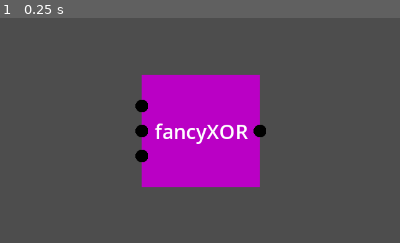
Above: before the commit, frame 1.
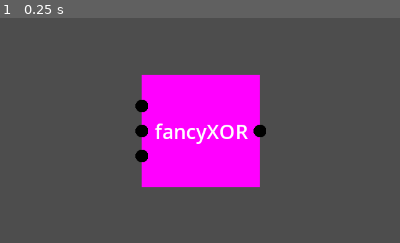
Above: after the commit, the same moment.

Repository: Jonas-Stefan/monosim
Game: Godot game, scene res://Scenes/root.tscn
Same seed, same stepped clock (60 frames per second), same inputs: the game is played once before the commit and once after it.
Inputs:
- Up to frame 1 (0.25 s): no input
The pictures show only the part of the screen within x 25-75%, y 25-75%; the shares and areas given below are measured in that part.

The runs differ from the first frame. In frame 1, 14% of the frame differs, in the area x 35-65%, y 25-76%.

Commit message:
fixed gates except for outputs

Diff:
--- a/Chips/Chips/ORwrapper.tres
+++ /dev/null
@@ -1,18 +0,0 @@
-[gd_resource type="Resource" script_class="chipBase" load_steps=4 format=3 uid="uid://l5tq8lx3w32"]
-
-[ext_resource type="Script" path="res://Chips/Resource/strippedGate.gd" id="1_yu3gg"]
-[ext_resource type="Script" path="res://Chips/Resource/chipBase.gd" id="2_ag24m"]
-
-[sub_resource type="Resource" id="Resource_rpkoy"]
-script = ExtResource("1_yu3gg")
-type = "OR"
-state = false
-inputs = [0, 1]
-
-[resource]
-script = ExtResource("2_ag24m")
-name = "ORwrapper"
-color = Color(0, 0.180392, 0, 1)
-gates = Array[ExtResource("1_yu3gg")]([SubResource("Resource_rpkoy")])
-inputs = 2
-outputs = [SubResource("Resource_rpkoy")]
--- a/Chips/Chips/XOR.tres
+++ b/Chips/Chips/XOR.tres
@@ -1,36 +1,36 @@
-[gd_resource type="Resource" script_class="chipBase" load_steps=7 format=3 uid="uid://c65gmvf3kvcqc"]
+[gd_resource type="Resource" script_class="chipBase" load_steps=7 format=3 uid="uid://dew1h67b00xpc"]
 
-[ext_resource type="Script" path="res://Chips/Resource/strippedGate.gd" id="1_3dj8y"]
-[ext_resource type="Script" path="res://Chips/Resource/chipBase.gd" id="2_qdhce"]
+[ext_resource type="Script" path="res://Chips/Resource/strippedGate.gd" id="1_cmcxh"]
+[ext_resource type="Script" path="res://Chips/Resource/chipBase.gd" id="2_3yoch"]
 
-[sub_resource type="Resource" id="Resource_r7b4m"]
-script = ExtResource("1_3dj8y")
+[sub_resource type="Resource" id="Resource_1qimp"]
+script = ExtResource("1_cmcxh")
+type = "OR"
+state = false
+inputs = [0, 1]
+
+[sub_resource type="Resource" id="Resource_ljqjr"]
+script = ExtResource("1_cmcxh")
 type = "AND"
 state = false
 inputs = [0, 1]
 
-[sub_resource type="Resource" id="Resource_7pire"]
-script = ExtResource("1_3dj8y")
+[sub_resource type="Resource" id="Resource_x2ok3"]
+script = ExtResource("1_cmcxh")
 type = "NOT"
 state = false
-inputs = [SubResource("Resource_r7b4m")]
+inputs = [SubResource("Resource_ljqjr")]
 
-[sub_resource type="Resource" id="Resource_wiri7"]
-script = ExtResource("1_3dj8y")
-type = "OR"
-state = false
-inputs = [0, 1]
-
-[sub_resource type="Resource" id="Resource_25o27"]
-script = ExtResource("1_3dj8y")
+[sub_resource type="Resource" id="Resource_e56mf"]
+script = ExtResource("1_cmcxh")
 type = "AND"
 state = false
-inputs = [SubResource("Resource_wiri7"), SubResource("Resource_7pire")]
+inputs = [SubResource("Resource_1qimp"), SubResource("Resource_x2ok3")]
 
 [resource]
-script = ExtResource("2_qdhce")
+script = ExtResource("2_3yoch")
 name = "XOR"
-color = Color(0, 0.380392, 0, 1)
-gates = Array[ExtResource("1_3dj8y")]([SubResource("Resource_7pire"), SubResource("Resource_r7b4m"), SubResource("Resource_wiri7"), SubResource("Resource_25o27")])
+color = Color(0.984314, 0.27451, 0, 1)
+gates = Array[ExtResource("1_cmcxh")]([SubResource("Resource_1qimp"), SubResource("Resource_ljqjr"), SubResource("Resource_x2ok3"), SubResource("Resource_e56mf")])
 inputs = 2
-outputs = [SubResource("Resource_25o27")]
+outputs = [SubResource("Resource_e56mf")]
--- a/Chips/Chips/XORwrapper.tres
+++ /dev/null
@@ -1,36 +0,0 @@
-[gd_resource type="Resource" script_class="chipBase" load_steps=7 format=3 uid="uid://d4j2xo8e03jjb"]
-
-[ext_resource type="Script" path="res://Chips/Resource/strippedGate.gd" id="1_ol27i"]
-[ext_resource type="Script" path="res://Chips/Resource/chipBase.gd" id="2_6ovpk"]
-
-[sub_resource type="Resource" id="Resource_r7b4m"]
-script = ExtResource("1_ol27i")
-type = "AND"
-state = false
-inputs = [0, 1]
-
-[sub_resource type="Resource" id="Resource_7pire"]
-script = ExtResource("1_ol27i")
-type = "NOT"
-state = true
-inputs = [SubResource("Resource_r7b4m")]
-
-[sub_resource type="Resource" id="Resource_wiri7"]
-script = ExtResource("1_ol27i")
-type = "OR"
-state = false
-inputs = [0, 1]
-
-[sub_resource type="Resource" id="Resource_25o27"]
-script = ExtResource("1_ol27i")
-type = "AND"
-state = false
-inputs = [SubResource("Resource_wiri7"), SubResource("Resource_7pire")]
-
-[resource]
-script = ExtResource("2_6ovpk")
-name = "XORwrapper"
-color = Color(0.509804, 0.14902, 0.14902, 1)
-gates = Array[ExtResource("1_ol27i")]([SubResource("Resource_7pire"), SubResource("Resource_r7b4m"), SubResource("Resource_wiri7"), SubResource("Resource_25o27")])
-inputs = 2
-outputs = [SubResource("Resource_25o27")]
--- a/Chips/Chips/fancyXOR.tres
+++ b/Chips/Chips/fancyXOR.tres
@@ -1,42 +1,66 @@
-[gd_resource type="Resource" script_class="chipBase" load_steps=8 format=3 uid="uid://drqld0khjm1k1"]
+[gd_resource type="Resource" script_class="chipBase" load_steps=12 format=3 uid="uid://ddlxev233c5d5"]
 
-[ext_resource type="Script" path="res://Chips/Resource/strippedGate.gd" id="1_sakyw"]
-[ext_resource type="Script" path="res://Chips/Resource/chipBase.gd" id="2_ha62q"]
+[ext_resource type="Script" path="res://Chips/Resource/strippedGate.gd" id="1_mbocu"]
+[ext_resource type="Script" path="res://Chips/Resource/chipBase.gd" id="2_pop0f"]
 
-[sub_resource type="Resource" id="Resource_r7b4m"]
-script = ExtResource("1_sakyw")
+[sub_resource type="Resource" id="Resource_cb4ym"]
+script = ExtResource("1_mbocu")
+type = "OR"
+state = false
+inputs = [0, 1]
+
+[sub_resource type="Resource" id="Resource_l4qa1"]
+script = ExtResource("1_mbocu")
+type = "OR"
+state = false
+inputs = [SubResource("Resource_cb4ym"), 2]
+
+[sub_resource type="Resource" id="Resource_1oq4v"]
+script = ExtResource("1_mbocu")
+type = "AND"
+state = false
+inputs = [SubResource("Resource_cb4ym"), 2]
+
+[sub_resource type="Resource" id="Resource_3cgu0"]
+script = ExtResource("1_mbocu")
+type = "NOT"
+state = true
+inputs = [SubResource("Resource_1oq4v")]
+
+[sub_resource type="Resource" id="Resource_3u2kv"]
+script = ExtResource("1_mbocu")
+type = "AND"
+state = false
+inputs = [SubResource("Resource_l4qa1"), SubResource("Resource_3cgu0")]
+
+[sub_resource type="Resource" id="Resource_1qimp"]
+script = ExtResource("1_mbocu")
+type = "OR"
+state = false
+inputs = [0, 1]
+
+[sub_resource type="Resource" id="Resource_ljqjr"]
+script = ExtResource("1_mbocu")
 type = "AND"
 state = false
 inputs = [0, 1]
 
-[sub_resource type="Resource" id="Resource_7pire"]
-script = ExtResource("1_sakyw")
+[sub_resource type="Resource" id="Resource_x2ok3"]
+script = ExtResource("1_mbocu")
 type = "NOT"
 state = true
-inputs = [SubResource("Resource_r7b4m")]
+inputs = [SubResource("Resource_ljqjr")]
 
-[sub_resource type="Resource" id="Resource_wiri7"]
-script = ExtResource("1_sakyw")
-type = "OR"
-state = false
-inputs = [0, 1]
-
-[sub_resource type="Resource" id="Resource_25o27"]
-script = ExtResource("1_sakyw")
+[sub_resource type="Resource" id="Resource_e56mf"]
+script = ExtResource("1_mbocu")
 type = "AND"
 state = false
-inputs = [SubResource("Resource_wiri7"), SubResource("Resource_7pire")]
-
-[sub_resource type="Resource" id="Resource_rpkoy"]
-script = ExtResource("1_sakyw")
-type = "OR"
-state = false
-inputs = [0, 1]
+inputs = [SubResource("Resource_1qimp"), SubResource("Resource_x2ok3")]
 
 [resource]
-script = ExtResource("2_ha62q")
+script = ExtResource("2_pop0f")
 name = "fancyXOR"
-color = Color(0.729412, 0, 0.772549, 1)
-gates = Array[ExtResource("1_sakyw")]([SubResource("Resource_7pire"), SubResource("Resource_r7b4m"), SubResource("Resource_wiri7"), SubResource("Resource_25o27"), SubResource("Resource_rpkoy")])
+color = Color(1, 0, 1, 1)
+gates = Array[ExtResource("1_mbocu")]([SubResource("Resource_cb4ym"), SubResource("Resource_l4qa1"), SubResource("Resource_1oq4v"), SubResource("Resource_3cgu0"), SubResource("Resource_3u2kv")])
 inputs = 3
-outputs = [SubResource("Resource_25o27")]
+outputs = [SubResource("Resource_e56mf")]
--- /dev/null
+++ b/Chips/Chips/test.tres
@@ -0,0 +1,66 @@
+[gd_resource type="Resource" script_class="chipBase" load_steps=12 format=3 uid="uid://dgkccc0y7joyb"]
+
+[ext_resource type="Script" path="res://Chips/Resource/strippedGate.gd" id="1_5xdbl"]
+[ext_resource type="Script" path="res://Chips/Resource/chipBase.gd" id="2_dcy8l"]
+
+[sub_resource type="Resource" id="Resource_0ehsa"]
+script = ExtResource("1_5xdbl")
+type = "OR"
+state = false
+inputs = [0, 1]
+
+[sub_resource type="Resource" id="Resource_c3hlw"]
+script = ExtResource("1_5xdbl")
+type = "OR"
+state = false
+inputs = [SubResource("Resource_0ehsa"), 2]
+
+[sub_resource type="Resource" id="Resource_hftts"]
+script = ExtResource("1_5xdbl")
+type = "AND"
+state = false
+inputs = [SubResource("Resource_0ehsa"), 2]
+
+[sub_resource type="Resource" id="Resource_ljqjr"]
+script = ExtResource("1_5xdbl")
+type = "AND"
+state = false
+inputs = [0, 1]
+
+[sub_resource type="Resource" id="Resource_5i3gs"]
+script = ExtResource("1_5xdbl")
+type = "NOT"
+state = true
+inputs = [SubResource("Resource_ljqjr")]
+
+[sub_resource type="Resource" id="Resource_1qimp"]
+script = ExtResource("1_5xdbl")
+type = "OR"
+state = false
+inputs = [0, 1]
+
+[sub_resource type="Resource" id="Resource_x2ok3"]
+script = ExtResource("1_5xdbl")
+type = "NOT"
+state = true
+inputs = [SubResource("Resource_ljqjr")]
+
+[sub_resource type="Resource" id="Resource_k680m"]
+script = ExtResource("1_5xdbl")
+type = "AND"
+state = false
+inputs = [SubResource("Resource_1qimp"), SubResource("Resource_x2ok3")]
+
+[sub_resource type="Resource" id="Resource_e56mf"]
+script = ExtResource("1_5xdbl")
+type = "AND"
+state = false
+inputs = [SubResource("Resource_1qimp"), SubResource("Resource_x2ok3")]
+
+[resource]
+script = ExtResource("2_dcy8l")
+name = "test"
+color = Color(0, 0, 0, 1)
+gates = Array[ExtResource("1_5xdbl")]([SubResource("Resource_0ehsa"), SubResource("Resource_c3hlw"), SubResource("Resource_hftts"), SubResource("Resource_5i3gs"), SubResource("Resource_k680m")])
+inputs = 3
+outputs = [SubResource("Resource_e56mf")]
--- a/Scripts/finishChipBtn.gd
+++ b/Scripts/finishChipBtn.gd
@@ -71,6 +71,8 @@
 				print("error, the input of a gate is connected to something that isn't a gate or a switch or a pin")
 
 
+	var chipIndexes: Array = []
+
 
 	#add the gates from the chips
 
@@ -81,30 +83,38 @@
 
 	#iterate over all chips
 	for chip in chips:
+		var indexes: Array[int] = []
 		#iterate over all the gate in each chip
 		for gate in chip.chipResource.gates:
-			strippedGates.append(gate)
+			var newGate: strippedGate = gate.duplicate()
+			strippedGates.append(newGate)
+			indexes.append(strippedGates.size() - 1)
+
+		chipIndexes.append(indexes)
 
 		#iterate over all the gates of the chip
 		for gate in chip.chipResource.gates:
 			#iterate over all the inputs of the gate
-			for input in gate.inputs:
+			var newInputs: Array = gate.inputs.duplicate()
+			for i in range(newInputs.size()):
+				var input = newInputs[i]
 				#check if the input of a gate is connected to a pin of the chip and rewire it in that case
 				if typeof(input) == TYPE_INT:
 					#check if the pin is connected to nothing
 					if chip.inputs[input].connectedOutput == null:
-						input = null
+						newInputs[i] = null
 
 					#check if the pin is connected to a switch
 					elif switches.find(chip.inputs[input].connectedOutput.get_parent(), 0) != -1:
 						#find the index of the switch
 						var index: int = switches.find(chip.inputs[input].connectedOutput.get_parent(), 0)
-						input = index
+						newInputs[i] = index
+						print("index: " + str(index))
 
 					#check if the pin is connected to a gate
 					elif gates.find(chip.inputs[input].connectedOutput.get_parent(), 0) != -1:
 						#find the index of the gate
-						input = strippedGates[gates.find(chip.inputs[input].connectedOutput.get_parent(), 0)]
+						newInputs[i] = strippedGates[gates.find(chip.inputs[input].connectedOutput.get_parent(), 0)]
 
 					#check if the pin is connected to a chip
 					elif chips.find(chip.inputs[input].connectedOutput.get_parent(), 0) != -1:
@@ -114,11 +124,18 @@
 
 						if typeof(internalOutput) == TYPE_INT:
 							#the output is connected to an input of the chip
-							input = connectedChip.inputs[internalOutput]
+							newInputs[i] = connectedChip.inputs[internalOutput]
 						else:
-							input = internalOutput
+							newInputs[i] = internalOutput
 					else:
 						print("error, the pin is connected to something that isn't a gate or a switch or a pin")
+
+			strippedGates[indexes[chip.chipResource.gates.find(gate, 0)]].inputs = newInputs
+			update_inputs(strippedGates[indexes[chip.chipResource.gates.find(gate, 0)]], strippedGates, chips, chipIndexes)
+			print("new inputs: " + str(newInputs))
+
+
+
 
 	chipResource.gates = strippedGates
 
@@ -169,3 +186,21 @@
 
 func sort_by_y_pos(a: Node2D, b: Node2D) -> bool:
 	return a.position.y < b.position.y
+
+func update_inputs(gate: strippedGate, strippedGates: Array[strippedGate], chips: Array[Node2D], chipIndexes: Array) -> void:
+		for i in range(gate.inputs.size()):
+			var input = gate.inputs[i]
+			print("iterating over input")
+			if typeof(input) != TYPE_INT:
+				print("type not int")
+				if strippedGates.find(input, 0) == -1:
+					print("outdated inputs")
+					#the gate is not in the strippedGate array, so it is most likely outdated
+
+					#find the newer version of the gate
+					for chip in chips:
+						for chipGate in chip.chipResource.gates:
+							if chipGate == input:
+								print("found self")
+								var newGate = strippedGates[chipIndexes[chips.find(chip, 0)][chip.chipResource.gates.find(input, 0)]]
+								gate.inputs[i] = newGate
Not shown: 1 places in Scenes/root.tscn that only renumber resources
